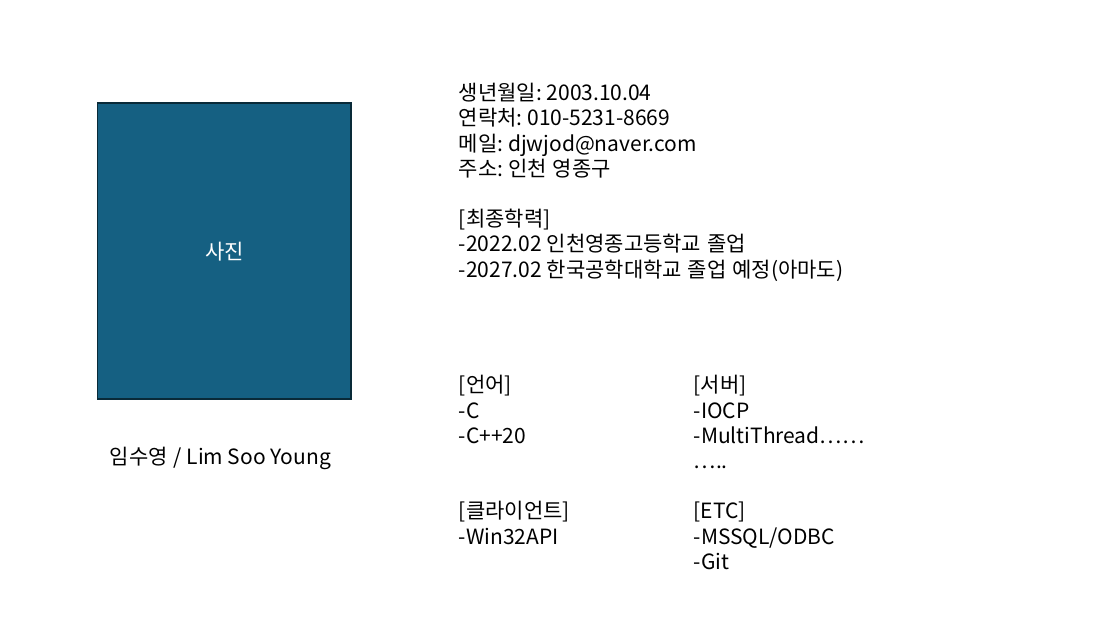
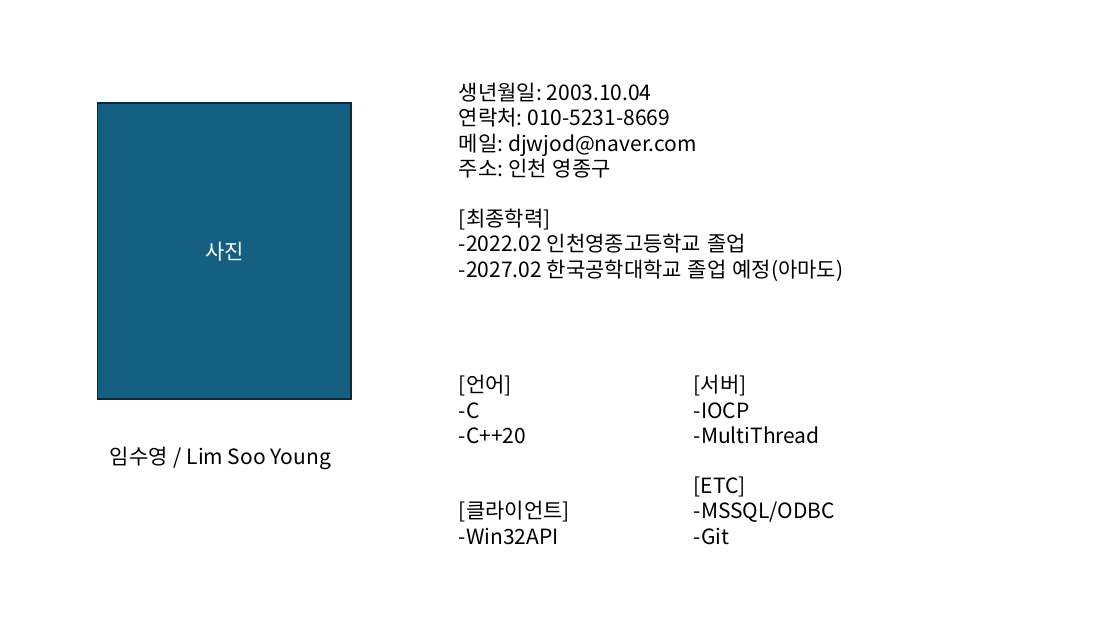
Before and after one commit to kimi5231/B1A2_project, a slide deck: slide 3 of 포트폴리오/임수영/포트폴리오.pptx. Drawn at 1120x630 pixels with LibreOffice and Linux fonts; fonts in the diff are those of the drawing. Boxes give left, top, right and bottom in pixels: in the first picture for what was removed or moved away, otherwise in the second. Text is boxed around its words. In the diff, an @@ line names an element or a change of style, - is before the commit and + after.

```diff
--- a/포트폴리오/임수영/포트폴리오.pptx
+++ b/포트폴리오/임수영/포트폴리오.pptx
@@ text at (x1=694, y1=426, x2=820, y2=444): text changed @@
--MultiThread………..
+-MultiThread
```
Also in this commit, not shown: 4 other slides changed, 2 slides added.
